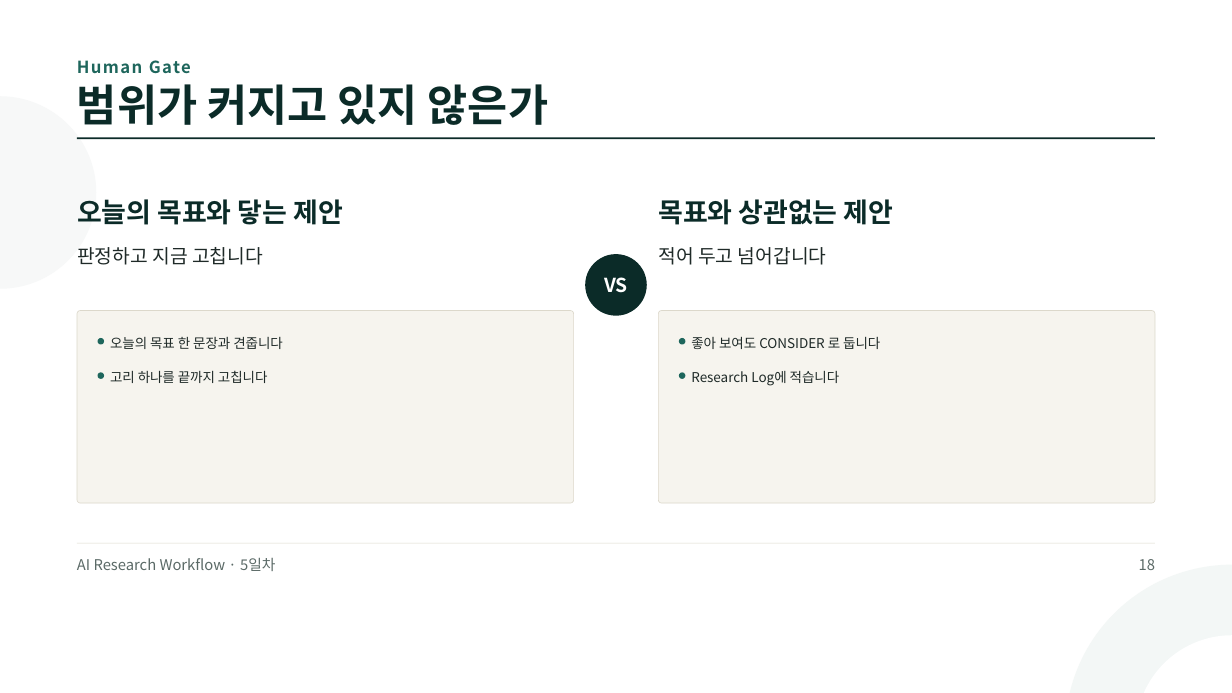
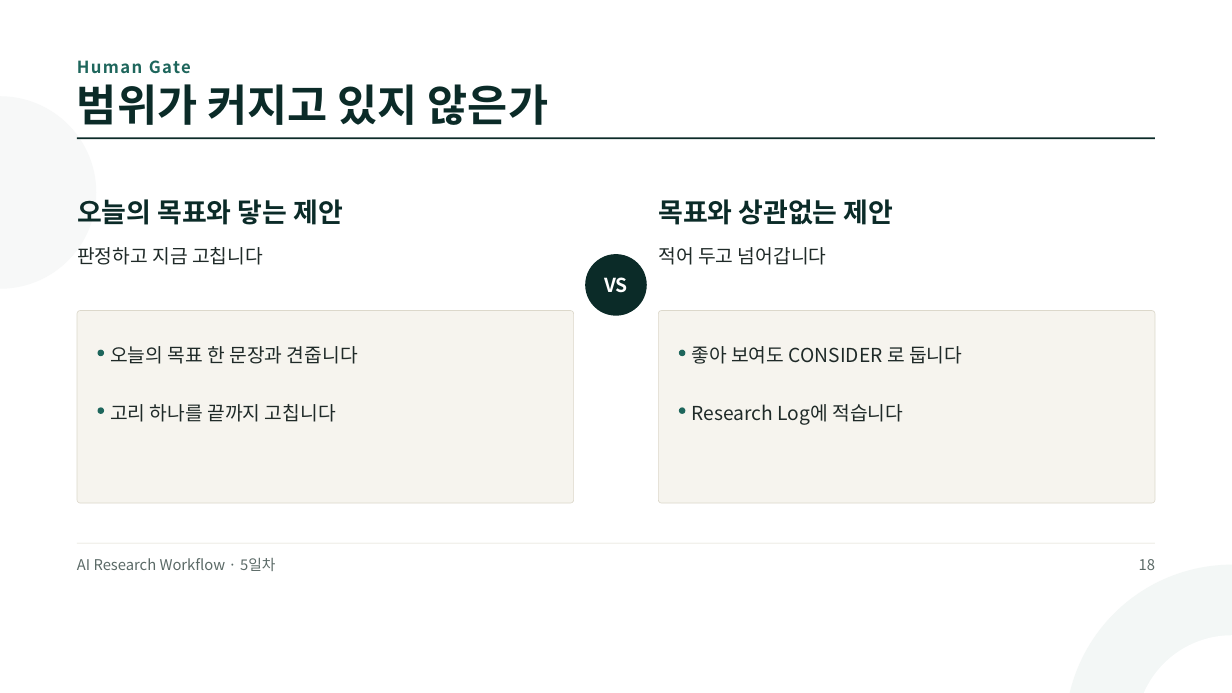
Before and after one commit to jungaistar/materials, a slide deck: slide 18 of grad/grad_day5.pptx. Drawn at 1232x693 pixels with LibreOffice and Linux fonts; fonts in the diff are those of the drawing. Boxes give left, top, right and bottom in pixels: in the first picture for what was removed or moved away, otherwise in the second. Text is boxed around its words. In the diff, an @@ line names an element or a change of style, - is before the commit and + after.

```diff
--- a/grad/grad_day5.pptx
+++ b/grad/grad_day5.pptx
@@ ellipse moved from (x1=97, y1=338, x2=104, y2=345) to (x1=97, y1=350, x2=104, y2=357) @@
@@ ellipse moved from (x1=679, y1=338, x2=686, y2=345) to (x1=679, y1=350, x2=686, y2=357) @@
@@ text "고리 하나를 끝까지 고칩니다" moved from (x1=110, y1=370, x2=268, y2=383) to (x1=110, y1=404, x2=336, y2=422) @@
@@ size 15.8 to 22.5 pt in 4 elements at (x1=110, y1=346, x2=358, y2=364), (x1=691, y1=346, x2=962, y2=364), (x1=110, y1=404, x2=336, y2=422), (x1=691, y1=404, x2=903, y2=425) @@
@@ text "Research Log에 적습니다" moved from (x1=691, y1=371, x2=840, y2=386) to (x1=691, y1=404, x2=903, y2=425) @@
@@ ellipse moved from (x1=97, y1=372, x2=104, y2=379) to (x1=97, y1=407, x2=104, y2=414) @@
@@ ellipse moved from (x1=679, y1=372, x2=686, y2=379) to (x1=679, y1=407, x2=686, y2=414) @@
```
Also in this commit, not shown: 1 other slide changed, 7 other files.
